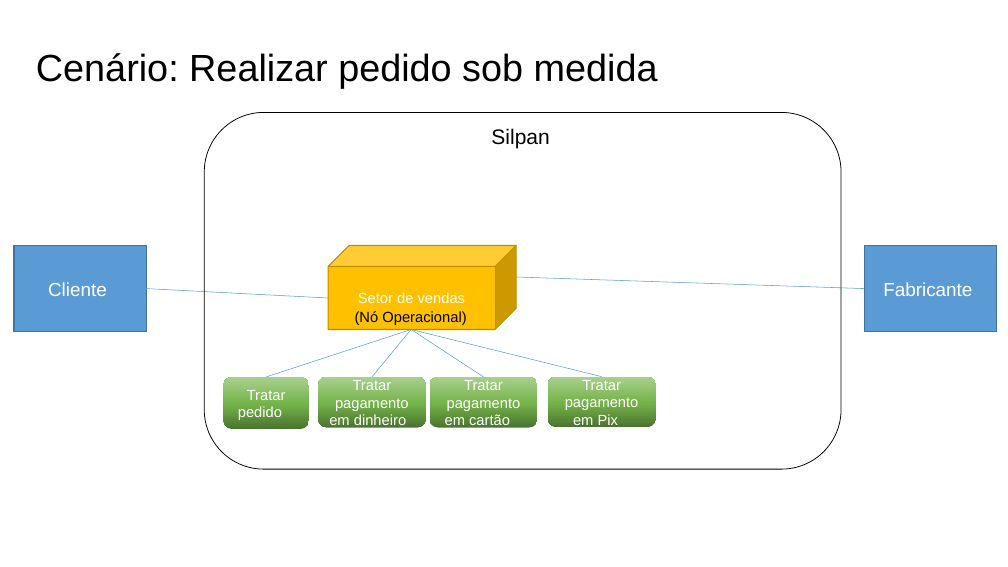
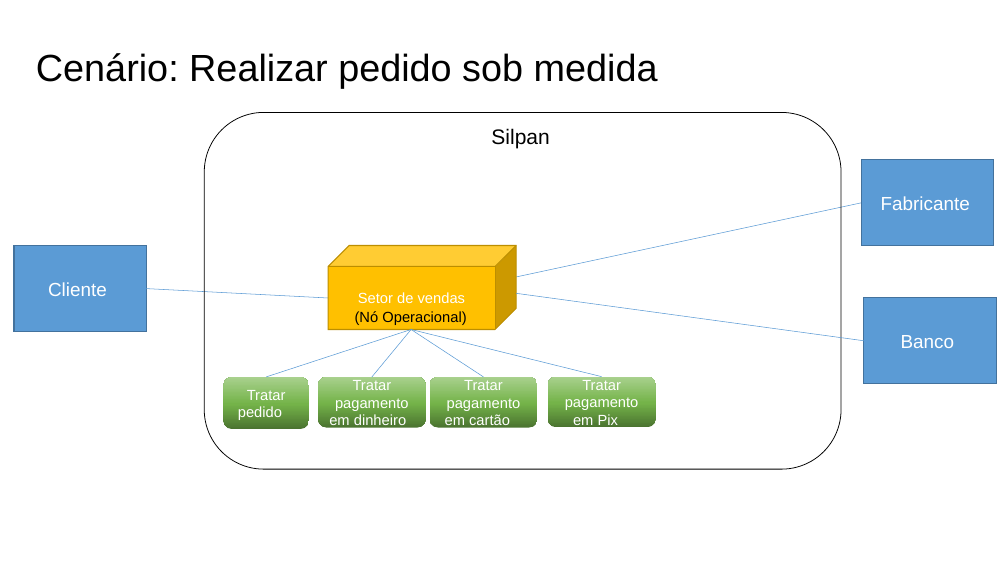
Before and after one commit to Systematicos/FindingApp, a slide deck: slide 5 of Documentation/15._Arquitetura_de_Negócio_para_cada_Cenário.pptx. Drawn at 1008x567 pixels with LibreOffice and Linux fonts; fonts in the diff are those of the drawing. Boxes give left, top, right and bottom in pixels: in the first picture for what was removed or moved away, otherwise in the second. Text is boxed around its words. In the diff, an @@ line names an element or a change of style, - is before the commit and + after.

```diff
--- a/Documentation/15._Arquitetura_de_Negócio_para_cada_Cenário.pptx
+++ b/Documentation/15._Arquitetura_de_Negócio_para_cada_Cenário.pptx
@@ rectangle "Fabricante": place and size @@
-rectangle "Fabricante" at (864, 246, 997, 331)
+rectangle "Fabricante" at (862, 160, 994, 246)
@@ line moved from (516, 277) - (864, 289) to (516, 277) - (862, 203) @@
@@ line added from (516, 293) to (864, 341), #5B9BD5 0.5 pt @@
@@ rectangle added at (864, 298, 997, 383), fill #5B9BD5, outline #43739E 1 pt, 18 pt, text #FFFFFF @@
+Banco
```
Also in this commit, not shown: 1 other slide changed, 1 other file.
